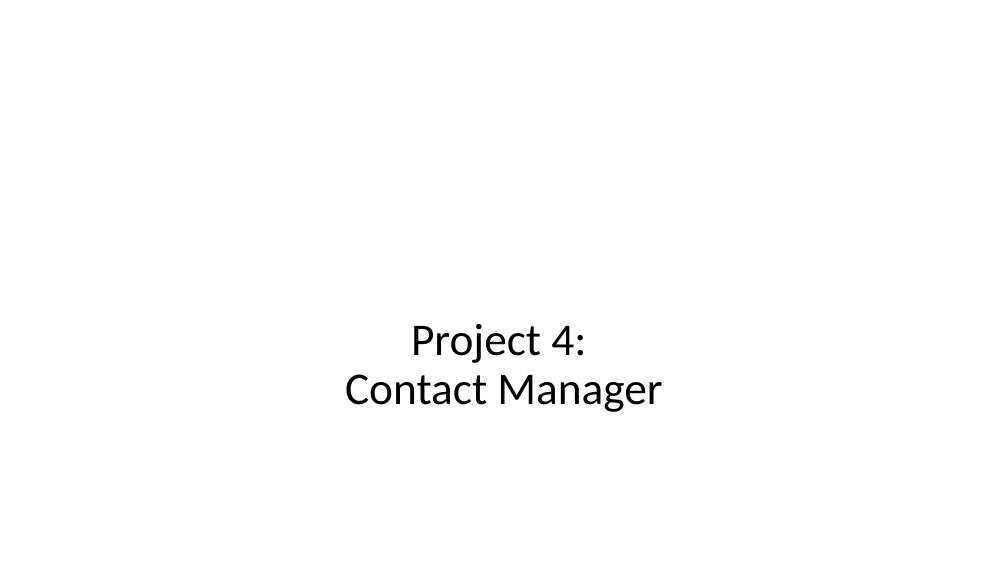
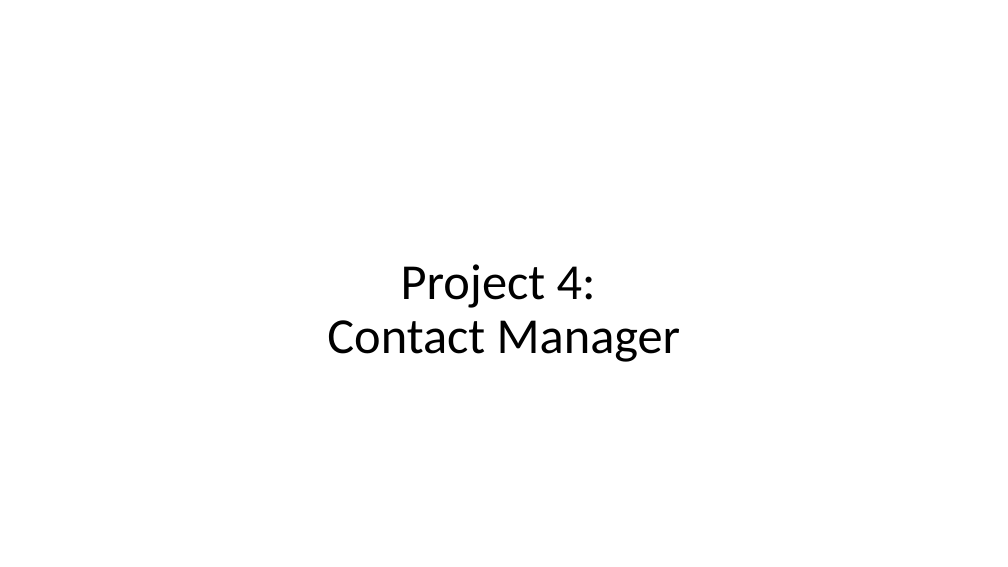
Before and after one commit to EricJPogue/www-epogue-info, a slide deck: slide 6 of CPSC-24700/Presentations/session-26.pptx. Drawn at 1008x567 pixels with LibreOffice and Linux fonts; fonts in the diff are those of the drawing. Boxes give left, top, right and bottom in pixels: in the first picture for what was removed or moved away, otherwise in the second. Text is boxed around its words. In the diff, an @@ line names an element or a change of style, - is before the commit and + after.

```diff
--- a/CPSC-24700/Presentations/session-26.pptx
+++ b/CPSC-24700/Presentations/session-26.pptx
@@ title "Project 4: Contact Manager" at <box>327,264,681,362</box>: size 43.2 to 48 pt @@
```
Also in this commit, not shown: 3 other files.
